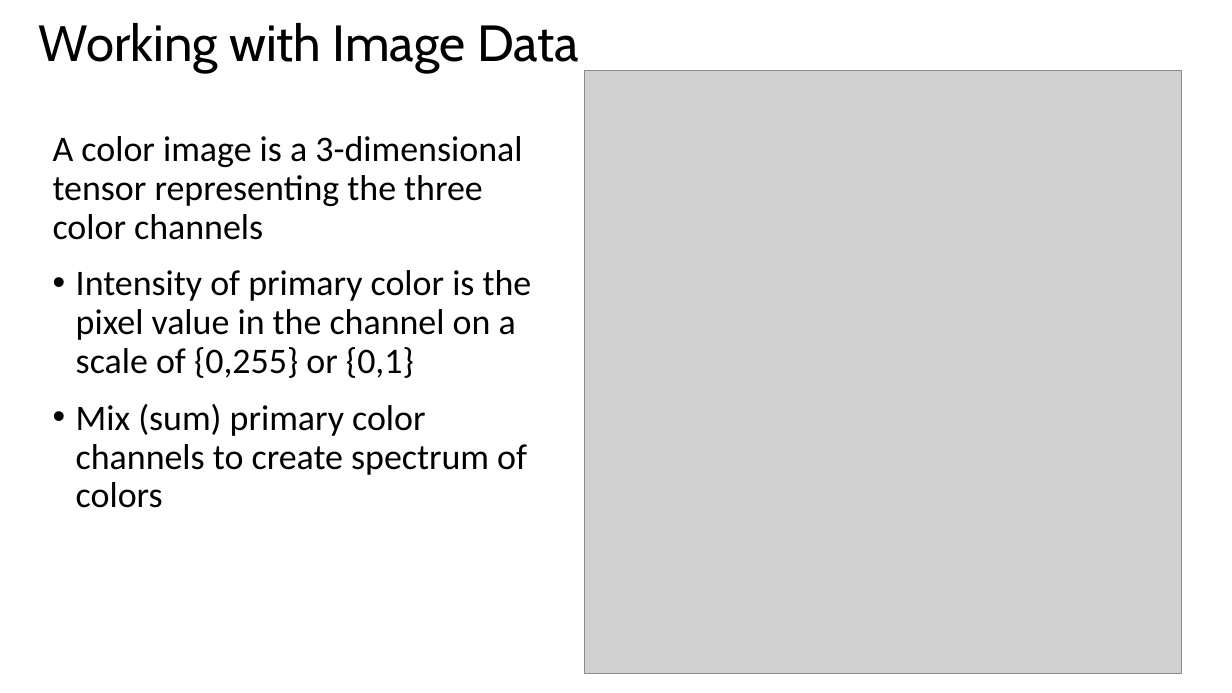
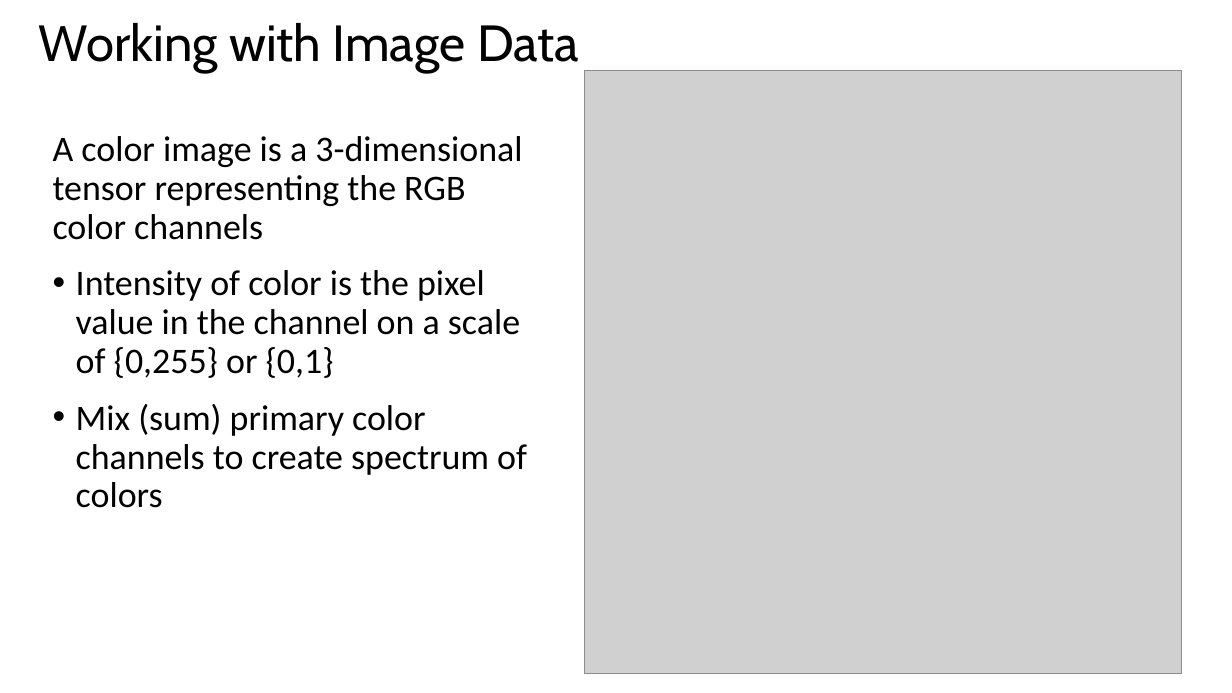
Before and after one commit to StephenElston/CSCI-E25, a slide deck: slide 26 of Slides/1_Introduction.pptx. Drawn at 1232x693 pixels with LibreOffice and Linux fonts; fonts in the diff are those of the drawing; grey boxes stand for pictures. Boxes give left, top, right and bottom in pixels: in the first picture for what was removed or moved away, otherwise in the second. Text is boxed around its words. In the diff, an @@ line names an element or a change of style, - is before the commit and + after.

```diff
--- a/Slides/1_Introduction.pptx
+++ b/Slides/1_Introduction.pptx
@@ text at bbox=[53, 136, 522, 378]: text changed @@
-A color image is a 3-dimensional tensor representing the three color channels
-• Intensity of primary color is the pixel value in the channel on a scale of {0,255} or {0,1}
+A color image is a 3-dimensional tensor representing the RGB color channels
+• Intensity of color is the pixel value in the channel on a scale of {0,255} or {0,1}
```
Also in this commit, not shown: 24 other slides changed.
